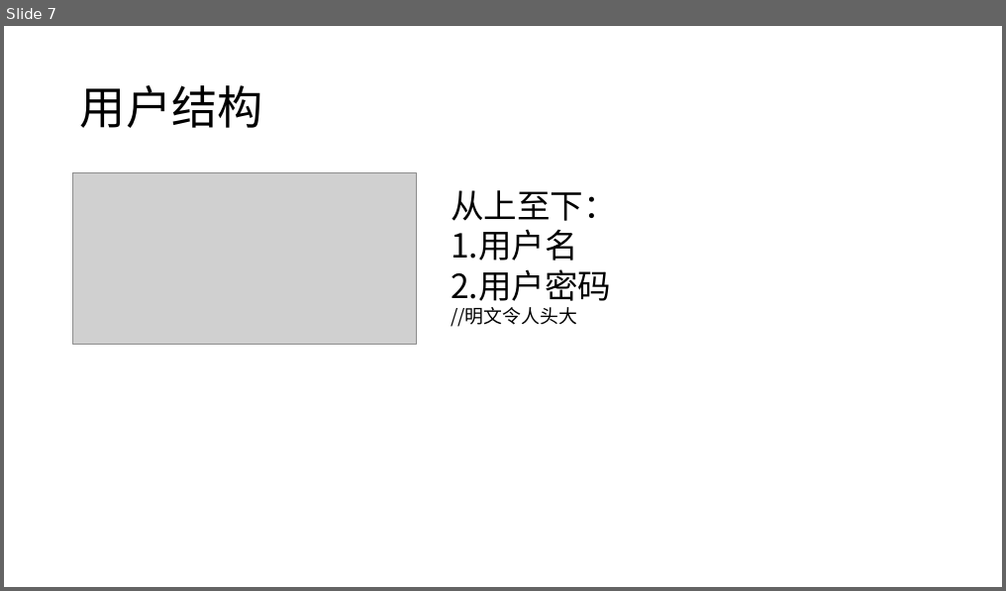
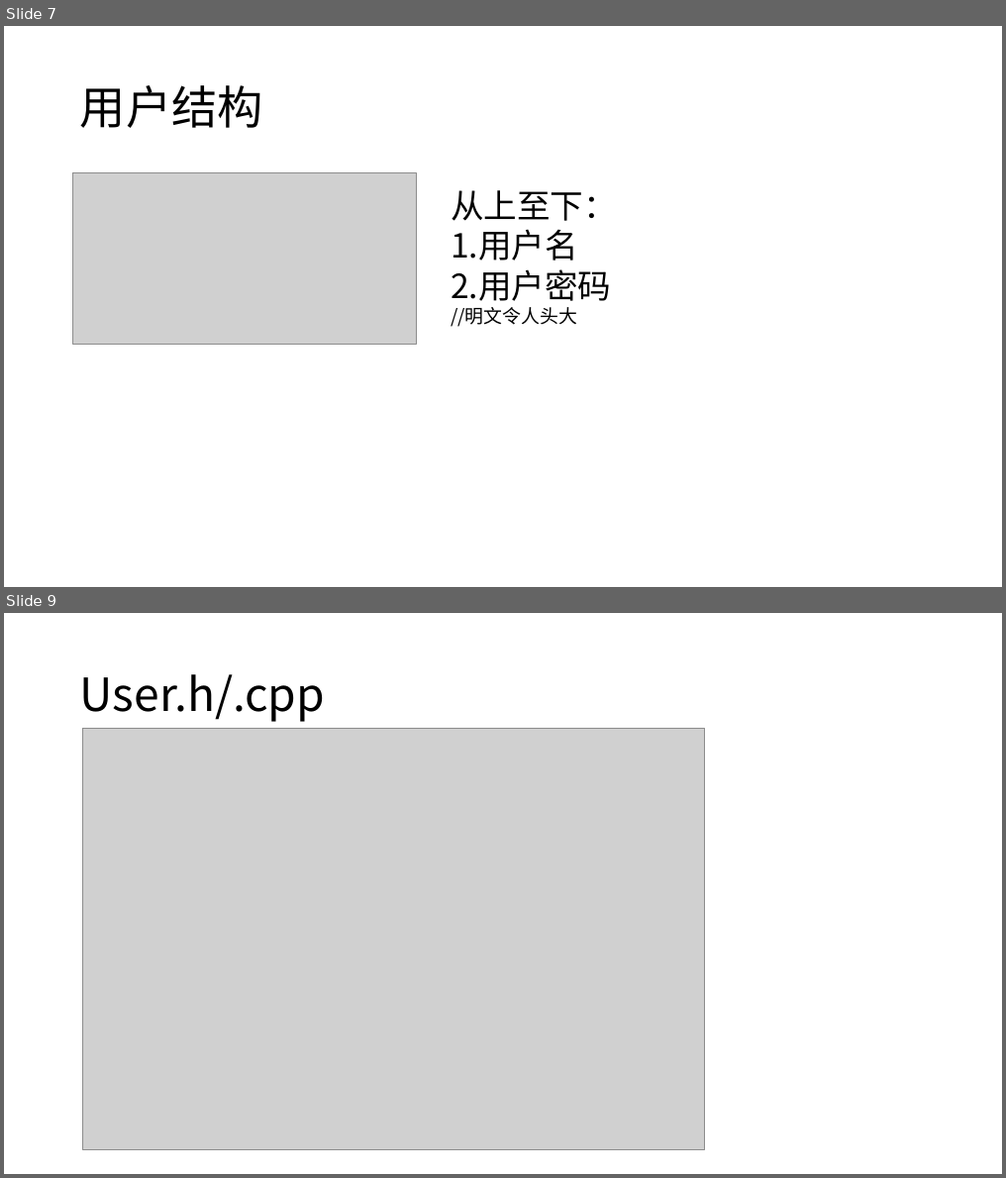
Before and after one commit to Price1999a/ProgramDesign, a slide deck: 大一下/protect1/docs/project1设计.pptx. Shown one above the other, each under a label of ours: slide 7 before the commit, slides 7 and 9 after it; the slides between them are not shown. The pictures are 1006x591 and 1006x1178 pixels, drawn with LibreOffice and Linux fonts; fonts in the diff are those of the drawing; grey boxes stand for pictures; background and template pictures are left out. Boxes give left, top, right and bottom in pixels: in the first picture for what was removed or moved away, otherwise in the second. Text is boxed around its words. In the diff, an @@ line names an element or a change of style, - is before the commit and + after.

```diff
--- a/大一下/protect1/docs/project1设计.pptx
+++ b/大一下/protect1/docs/project1设计.pptx
@@ slide 9 added at [4,613,1002,1174], background picture (left out) @@
@@ title added at [80,674,325,722], 44 pt, text #000000 @@
+User.h/.cpp
@@ picture added at [83,728,705,1151] @@
```
Also in this commit, not shown: 1 slide changed, 7 other slides added, 45 other files.
